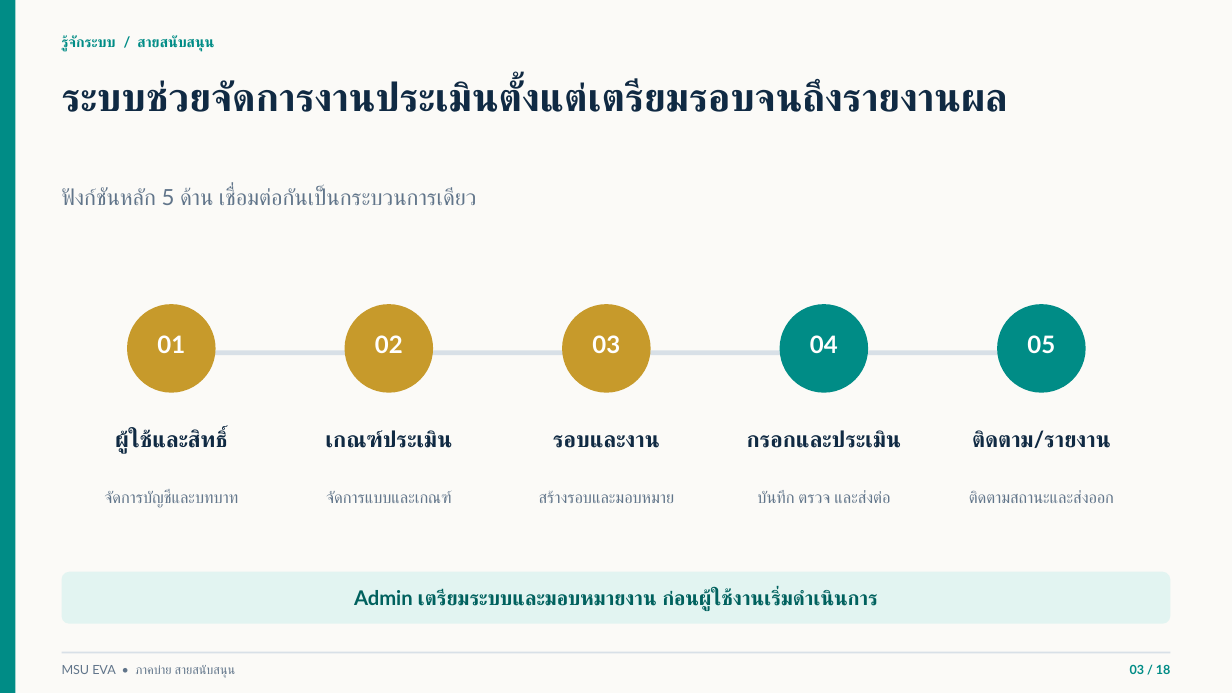
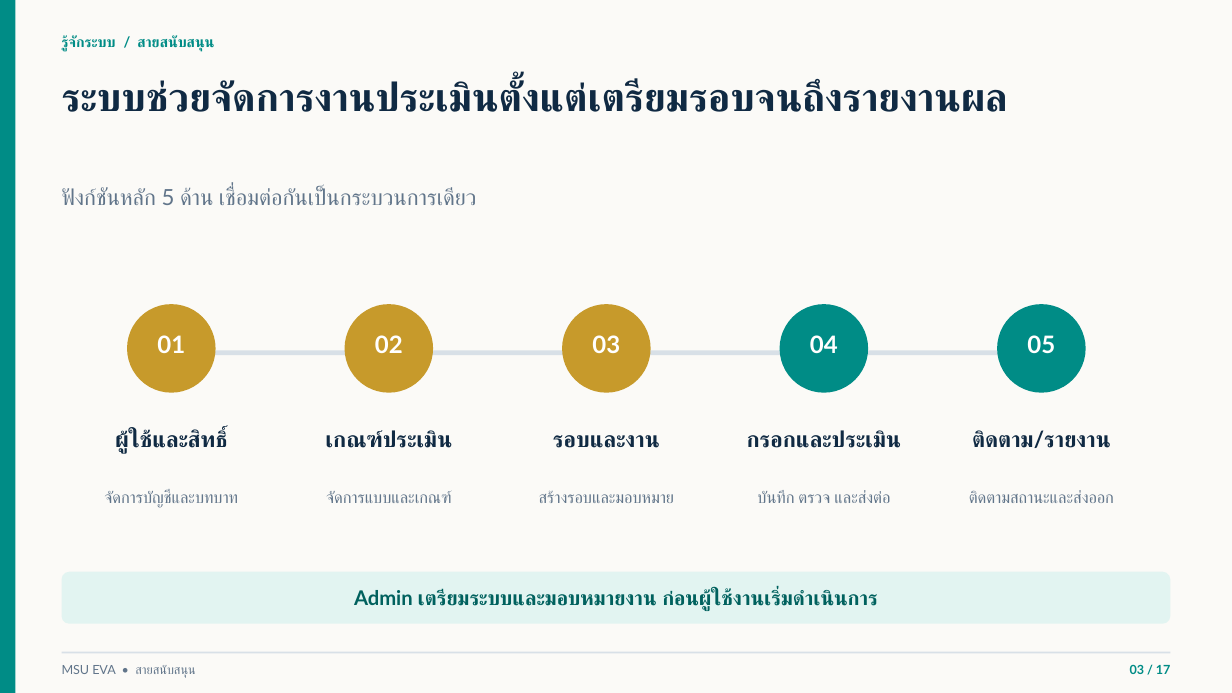
Before and after one commit to issenkku/issenkku-msu_eva-pass2, a slide deck: slide 3 of docs/MSU-EVA-อบรมสายสนับสนุน-ฉบับวิทยากร.pptx. Drawn at 1232x693 pixels with LibreOffice and Linux fonts; fonts in the diff are those of the drawing; background and template pictures are left out. Boxes give left, top, right and bottom in pixels: in the first picture for what was removed or moved away, otherwise in the second. Text is boxed around its words. In the diff, an @@ line names an element or a change of style, - is before the commit and + after.

```diff
--- a/docs/MSU-EVA-อบรมสายสนับสนุน-ฉบับวิทยากร.pptx
+++ b/docs/MSU-EVA-อบรมสายสนับสนุน-ฉบับวิทยากร.pptx
@@ text at (62,665,196,678): text changed @@
-MSU EVA • ภาคบ่าย สายสนับสนุน
+MSU EVA • สายสนับสนุน
@@ text at (1130,665,1171,674): text changed @@
-03 / 18
+03 / 17
```
Also in this commit, not shown: 16 other slides changed, 1 slide removed, 8 other files.
